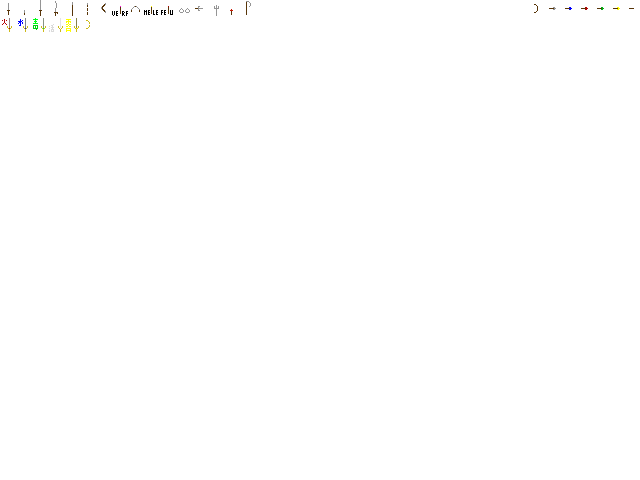
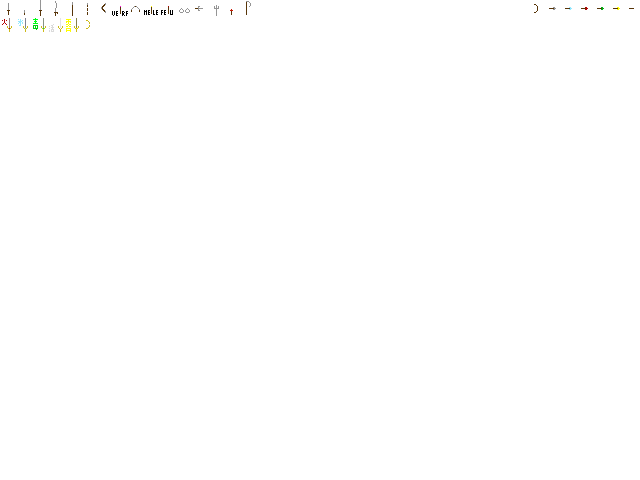
Two versions of the same layered image (w=640, h=480). Layer-by-layer changes:
painted on "Hintergrund" over [18, 7, 572, 29]
